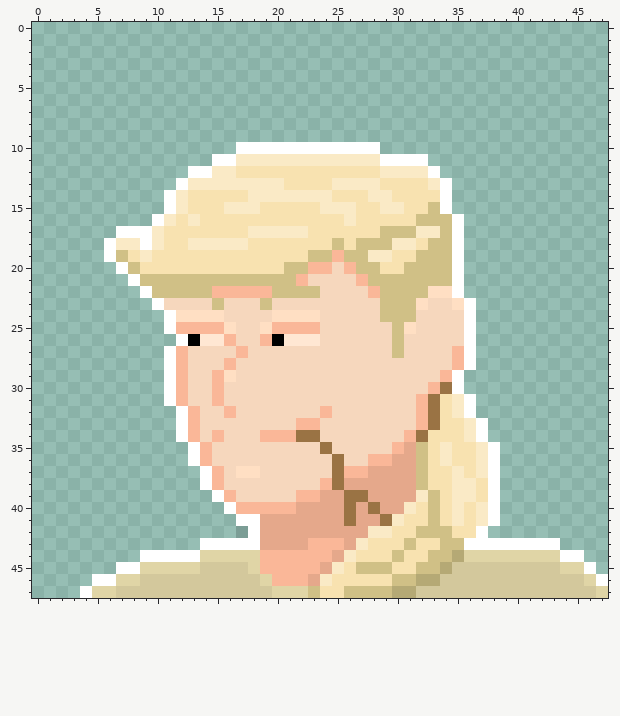
Two states of a pixel-art sprite, Concepts/portrait_hobinhood.png. Above is the file before it was changed.
The file is 48x48 pixels.
After:
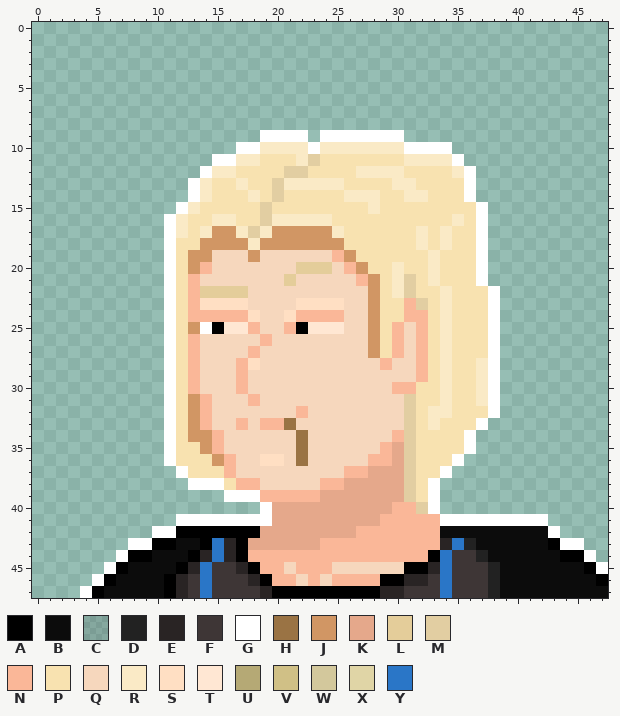
Palette (. is transparent): A #000000  B #0c0c0c  C #1f1f1f24  D #222222  E #292424  F #3e3636  G #ffffff  H #9a7344  J #d19664  K #e5a88b  L #e4cd9a  M #e2cea2  N #fab798  P #f8e2b0  Q #f6d7bd  R #faeac6  S #ffdfc3  T #ffe7d3  U #b5a975  V #d0c086  W #d3c89c  X #e0d5a6  Y #2a76c7
The edit:
@@ x 0..47 @@
  8 ................................................
- 9 ................................................
-10 .................GGGGGGGGGGGG...................
-11 ...............GGRRRRRRRRRRRRGGGG...............
-12 .............GGRRPPPPPPPPPPPPRRRRG..............
-13 ............GRRRRRRRRPPPPRRRRPPPPRG.............
-14 ...........GRPPPPPRRRRRRRPPPRRPPPPG.............
-15 ...........GRPPPRRRPPPPPRRRPPRRPPVG.............
-16 ..........GRPRPPPPPPPPPPPPRPPPPPVVVG............
-17 .......GGGRPPPPPPPRRRRRPPPPPPVVVRRVG............
-18 ......GRRGRPPRRRRRPPPPPPPVPVVVRRPVVG............
-19 ......GVPRPPPPPPPPPPPPPVVNVVRRPPVVVG............
-20 .......GVPPPPPPPPPPPPVVNNQNVVPPVVVVG............
-21 ........GVVVVVVVVVVVVVNQQQQNVVVVVVVG............
-22 .........GVVVVVNNNNNVVVVQQQQNVVVVSSG............
-23 ..........GQQQQVQQQVQQQQQQQQQVVVSQQSG...........
-24 ...........GSSSSQQQQSSSSQQQQQVVVQQQQG...........
-25 ...........GNNNNSQQSNNNNQQQQQQVSQQQQG...........
-26 ............GATTNQQNATTTQQQQQQVQQQQQG...........
-27 ...........GNQQQQNQQQQQQQQQQQQVQQQQNG...........
-28 ...........GNQQQNQQQQQQQQQQQQQQQQQQNG...........
-29 ...........GNQQNSQQQQQQQQQQQQQQQQQNG............
-30 ...........GNQQNQQQQQQQQQQQQQQQQQNHG............
-31 ...........GNQQNQQQQQQQQQQQQQQQQNHPRG...........
-32 ............GNQQNQQQQQQQNQQQQQQQNHPRG...........
-33 ............GNQQQQQQQQNNQQQQQQQQNHPPRG..........
-34 ............GNQNQQQNNNHHQQQQQQQNHPPPRG..........
-35 .............GNQQQQQQQQQHQQQQQNKVPRPPRG.........
-36 .............GNQQQQQQQQQQHQQNNKKVPRPPRG.........
-37 ..............GNQSSQQQQQQHNNKKKKVPPRPRG.........
-38 ..............GNQQQQQQQQNHKKKKKKVPPRRPG.........
-39 ...............GNQQQQQNNKKHHKKKKRVPRRPG.........
-40 ................GNNNNNKKKKHKHKKRPVPRPRG.........
-41 .................GGKKKKKKKHKKHRPPVPRPRG.........
-42 .................CGKKKKKKKKKRRPPVVVPPG..........
-43 ..............GGGGGKKKKNNNKRPPPVPPVVGGGGGGGG....
-44 .........GGGGGXXXXXNNNNNNKRPPPVPPVVUXXXXXXXXGG..
-45 .......GGXXXXXWWWWXNNNNNKRPVVVPPVVUWWWWWWWWWXXG.
-46 .....GGXXWWWWWWWWWWXNNNKRPPPPPVVUUWWWWWWWWWWWWXG
-47 ....GXXWWWWWWWWWWWWWXXXVPPVVVVUUWWWWWWWWWWWWWWWX
+ 9 ...................GGGG.GGGGGGG.................
+10 .................GGRRRRGRRRRRRRGGGG.............
+11 ...............GGRRPPPRMPPPPPPPRRRRG............
+12 ..............GRRPPPPMMPPPPRRRRPPPPRG...........
+13 .............GRPPRPPMRRRRRPPPPRRPPPPG...........
+14 .............GRPPPRPMPPPPPRRRPPRRPPPG...........
+15 ............GRPPPPPMPPPPPPPPRPPPPPPPPG..........
+16 ...........GRPPRRPPMRRRRRPPPPPPPPPPRPG..........
+17 ...........GRPRJJRMRJJJJJRPPPPPPRPRPPG..........
+18 ...........GPPJJJJRJJJJJJJPPPPPPRPRPPG..........
+19 ...........GPJJQQQJQQQQQQNJPPPPPPRPPPG..........
+20 ...........GPJNQQQQQQQLLLQNJPPRPPRPPPG..........
+21 ...........GPNQQQQQQQLQQQQQNJPRMPRPPPG..........
+22 ...........GPNLLLLQQQQQQQQQQJPRMPPRPPPG.........
+23 ...........GPNSSSSQQQQSSSSQQJPPNMPRPPPG.........
+24 ...........GPNNNNNSQQSNNNNQQJPPNNPRPPPG.........
+25 ...........GPJGATTNQQNATTTQQJPNQNPRPPPG.........
+26 ...........GPNQQQQQNQQQQQQQQJPNQNPRPPPG.........
+27 ...........GPNQQQQNQQQQQQQQQJPNQNPRPPPG.........
+28 ...........GPNQQQNSQQQQQQQQQQNQQNPRPPRG.........
+29 ...........GPNQQQNQQQQQQQQQQQQQQNPRPPRG.........
+30 ...........GPNQQQNQQQQQQQQQQQQNNPPRPPRG.........
+31 ...........GPJNQQQNQQQQQQQQQQQQMPPRPPRG.........
+32 ...........GPJNQQQQQQQNQQQQQQQQMPRRPPPG.........
+33 ...........GPJNQQNQNNHQQQQQQQQQMPRPPPG..........
+34 ...........GPJJNQQQQQQHQQQQQQQNMPPPPG...........
+35 ...........GPPJNQQQQQQHQQQQQQNKMPPPPG...........
+36 ...........GPPPJNQQSSQHQQQQQNNKMPPPG............
+37 ............GPPPNQQQQQQQQQNNKKKMPPG.............
+38 .............GGGPNNQQQQQNNKKKKKMPG..............
+39 ................GGGNNNNNKKKKKKKMPG..............
+40 ...................GKKKKKKKKKKNNMG..............
+41 ............GGGGGGGGKKKKKKKKKNNNNNGGGGGGGGG.....
+42 ..........GGAAAAAAAKKKKKKKKNNNNNNNBBBBBBBBBG....
+43 ........GGAABBAYEAKKKKKKNNNNNNNNNNEYDBBBBBBAGG..
+44 .......GAABBBAEYEANNNNNNNNNNNNNNNAYFFDBBBBBBAAG.
+45 ......GABBBBAEYFFEANNQNNNQQQQQQAAEYFFFDBBBBBBBAG
+46 .....GABBBBAEFYFFFEANNQNQNNNNAAEEFYFFFDBBBBBBBBA
+47 ....GABBBBBAEFYFFFFEAAAAAAAAAEEFFFYFFFDBBBBBBBBB
